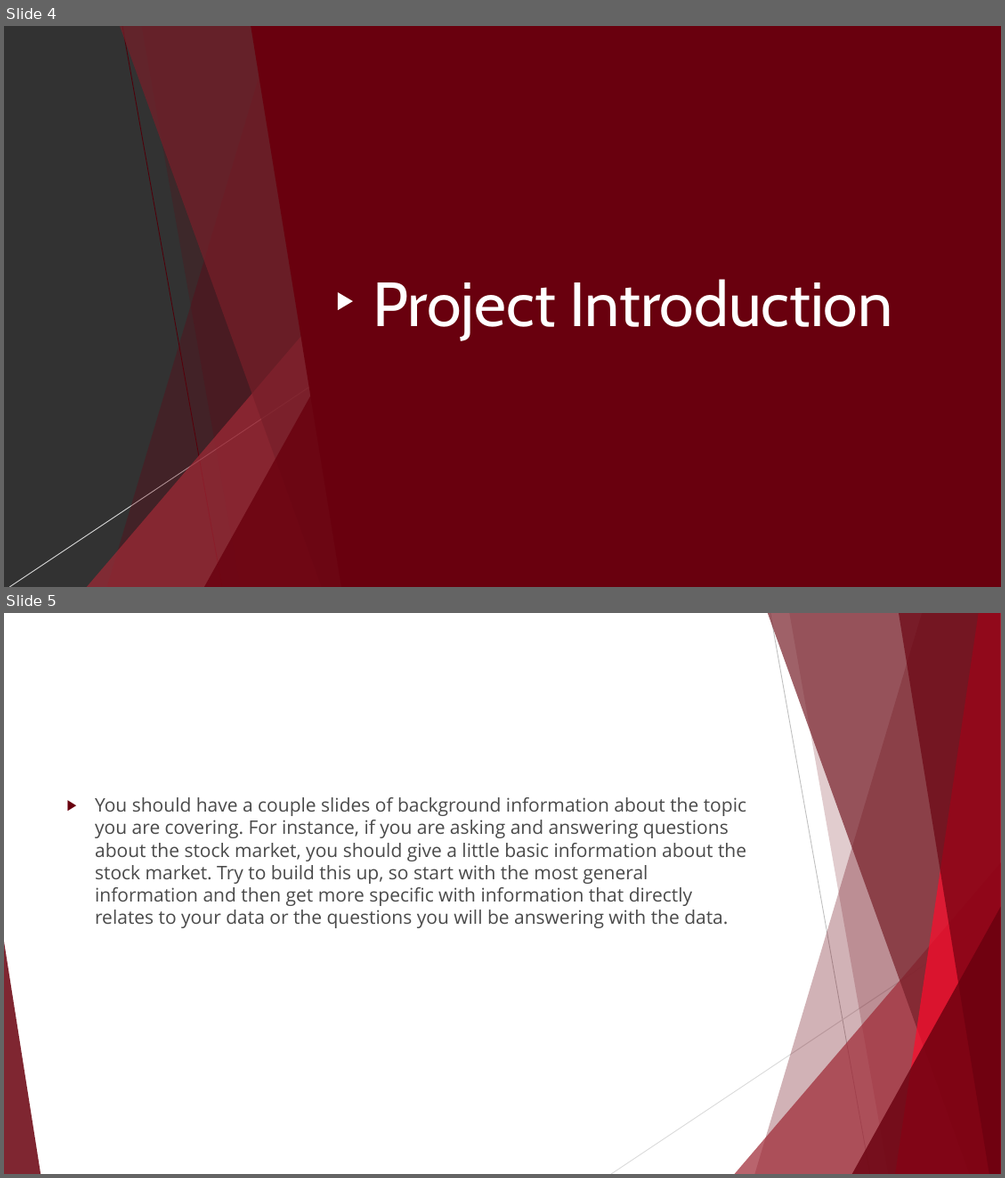
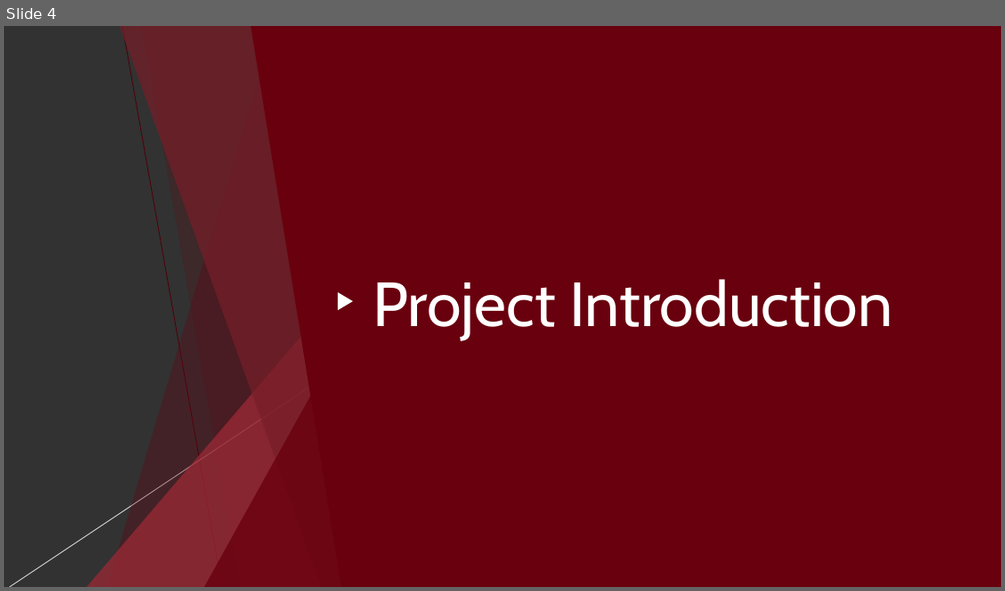
Before and after one commit to Phoebe-Moore/FinalProject, a slide deck: Red Wine Quality Analysis Presentation update.pptx. Shown one above the other, each under a label of ours: slides 4 and 5 before the commit, slide 4 after it. The pictures are 1005x1178 and 1005x591 pixels, drawn with LibreOffice and Linux fonts; fonts in the diff are those of the drawing. Boxes give left, top, right and bottom in pixels: in the first picture for what was removed or moved away, otherwise in the second. Text is boxed around its words. In the diff, an @@ line names an element or a change of style, - is before the commit and + after.

```diff
--- a/Red Wine Quality Analysis Presentation update.pptx
+++ b/Red Wine Quality Analysis Presentation update.pptx
@@ slide 5 removed at (x1=4, y1=613, x2=1001, y2=1174), background #FFFFFF; not listed: 8 template elements that a slide beside it also shows @@
@@ line removed from (770, 613) to (870, 1174) @@
@@ text removed at (x1=95, y1=797, x2=746, y2=928) @@
-▶ You should have a couple slides of background information about the topic you are covering. For instance, if you are asking and answering questions about the stock market, you should give a little basic information about the stock market. Try to build this up, so start with the most general information and then get more specific with information that directly relates to your data or the questions you will be answering with the data.
@@ line removed from (1001, 915) to (611, 1174) @@
```
Also in this commit, not shown: 17 other slides changed, 5 slides added, 3 other slides removed.
